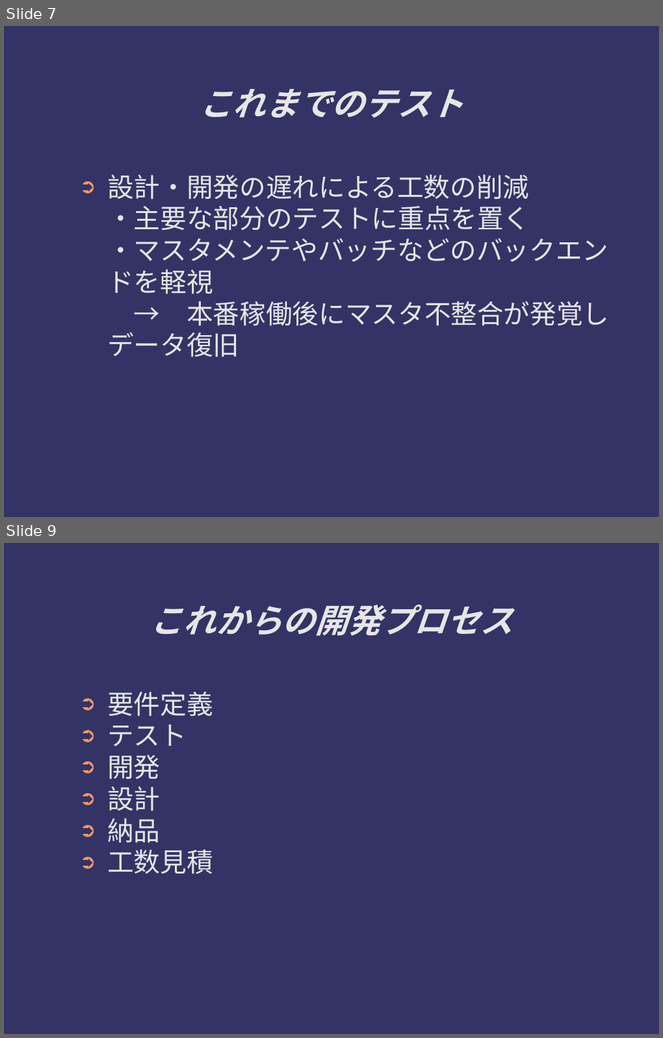
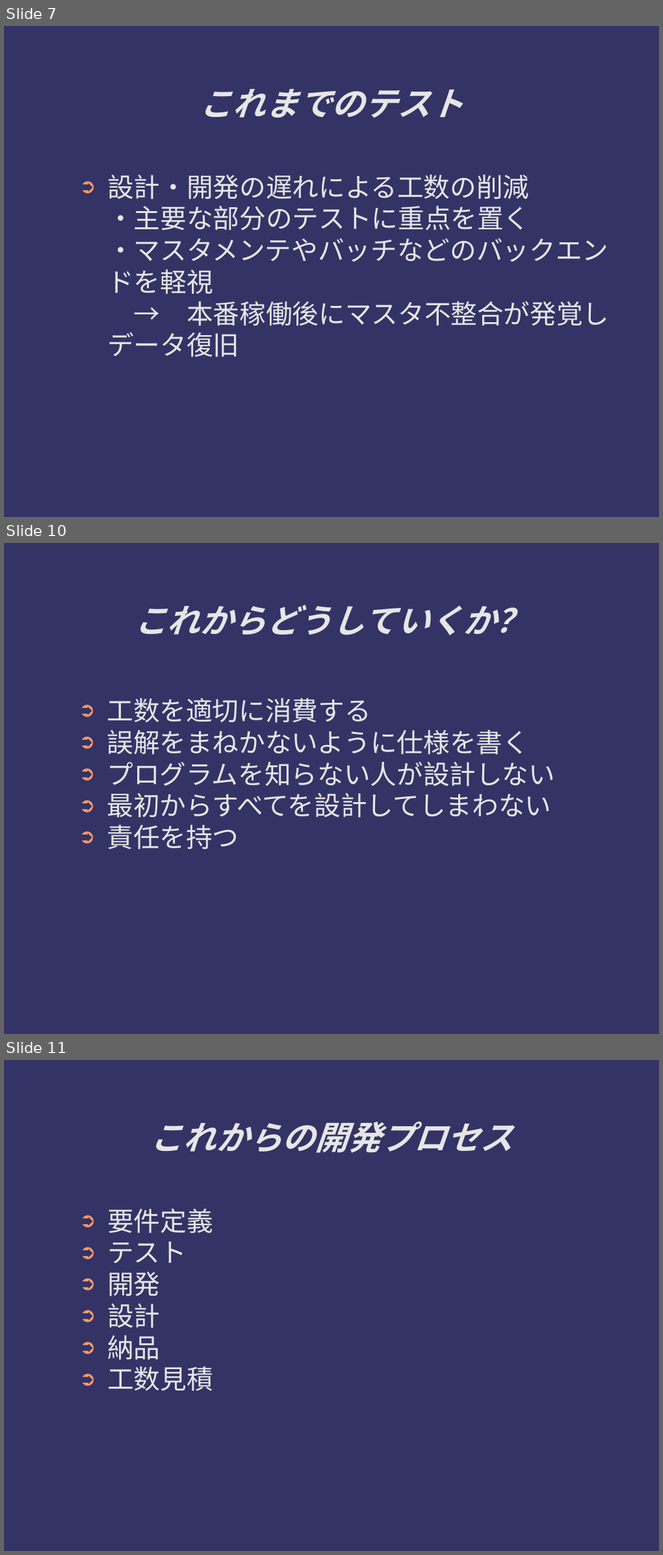
Before and after one commit to ichylinux/daddy, a slide deck: doc/concept.odp. Shown one above the other, each under a label of ours: slides 7 and 9 before the commit, slides 7, 10 and 11 after it; the slides between them are not shown. The pictures are 663x1038 and 663x1555 pixels, drawn with LibreOffice and Linux fonts; fonts in the diff are those of the drawing. Boxes give left, top, right and bottom in pixels: in the first picture for what was removed or moved away, otherwise in the second. Text is boxed around its words. In the diff, an @@ line names an element or a change of style, - is before the commit and + after.

```diff
--- a/doc/concept.odp
+++ b/doc/concept.odp
@@ slide 10 added at [4, 543, 659, 1034], background #333366 @@
@@ title added at [134, 605, 529, 635], 40 pt, text #E6E6E6, bold, italic @@
+これからどうしていくか？
@@ text added at [107, 698, 555, 850], 32 pt, text #E6E6E6 @@
+➲ 工数を適切に消費する
+➲ 誤解をまねかないように仕様を書く
+➲ プログラムを知らない人が設計しない
+➲ 最初からすべてを設計してしまわない
+➲ 責任を持つ
@@ what was slide 9 is now slide 11 @@
```
Also in this commit, not shown: 5 slides changed, 4 other slides added.
